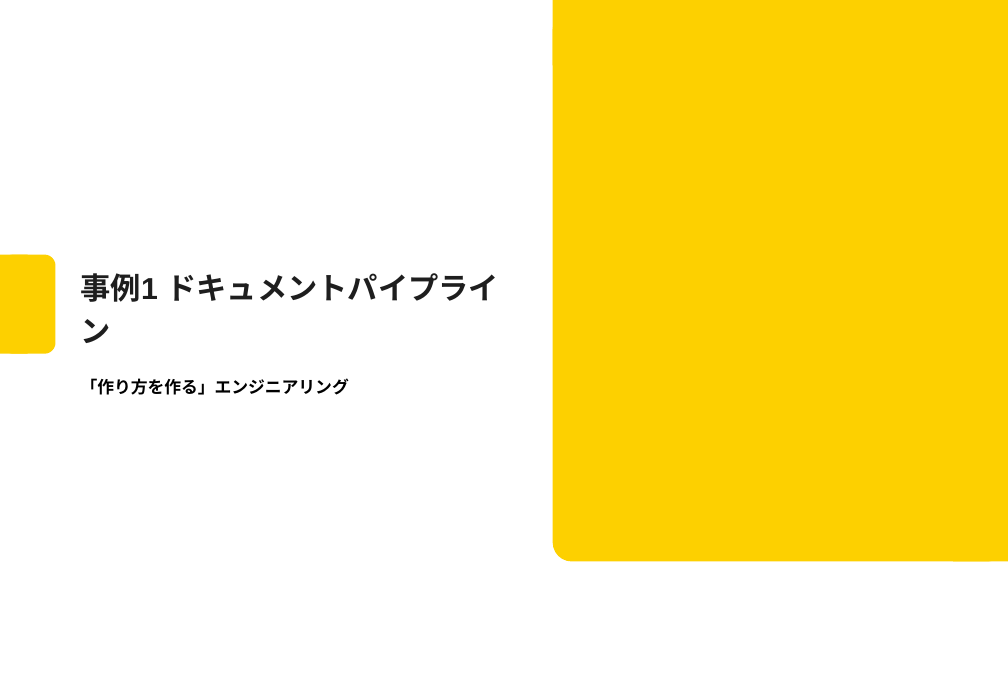
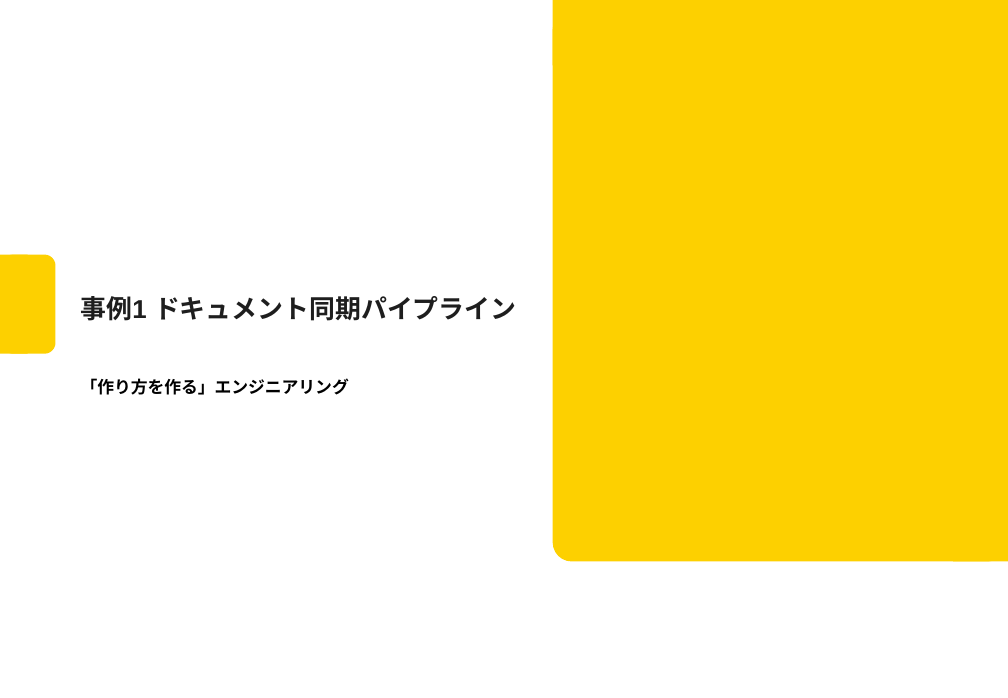
Before and after one commit to Mori-Taiki/Presentation, a slide deck: slide 4 of TechMeeting202604/techmeeting20260406.pptx. Drawn at 1008x698 pixels with LibreOffice and Linux fonts; fonts in the diff are those of the drawing; background and template pictures are left out. Boxes give left, top, right and bottom in pixels: in the first picture for what was removed or moved away, otherwise in the second. Text is boxed around its words. In the diff, an @@ line names an element or a change of style, - is before the commit and + after.

```diff
--- a/TechMeeting202604/techmeeting20260406.pptx
+++ b/TechMeeting202604/techmeeting20260406.pptx
@@ title at (81,296,516,321): text changed; size 23.4 to 20 pt @@
-事例1 ドキュメントパイプライン
+事例1 ドキュメント同期パイプライン
```
Also in this commit, not shown: 5 other slides changed.
